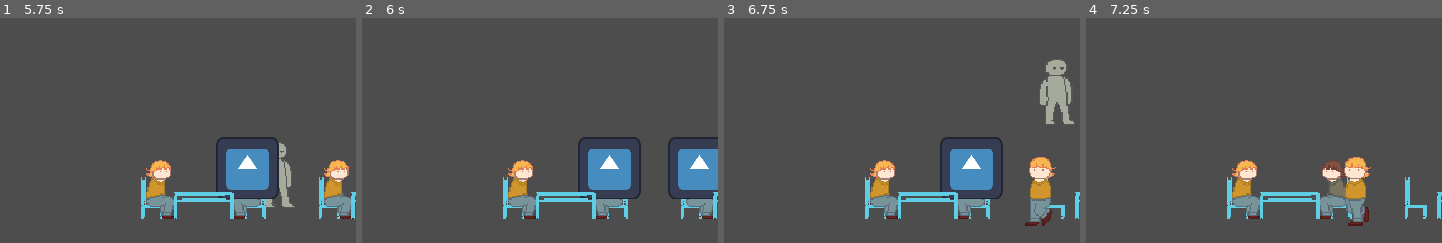
Above: before the commit, frames 1-4 (left to right).
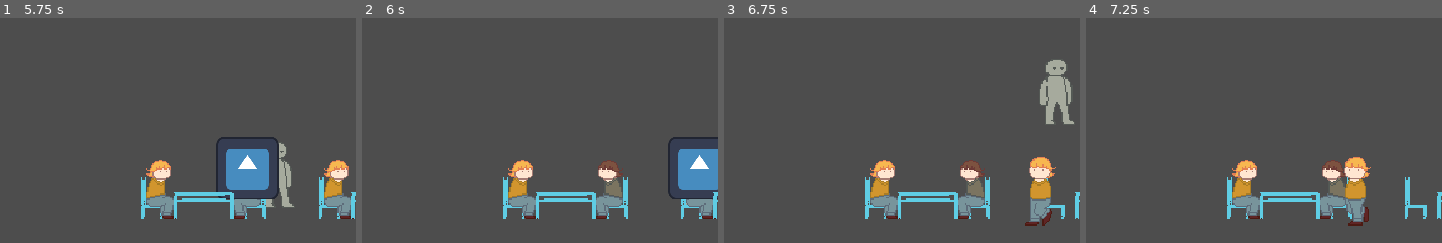
Above: after the commit, the same moments.

Repository: Eefschmeef2310/Summertime-Jam-2024
Game: Godot game, scene res://Levels/level.tscn
The game is run twice, just before and just after one commit, with the same random seed, the same clock (stepped at 60 frames per second) and the same inputs. The engine's default icon, where the game draws it, is replaced by a stand-in: a white triangle on a blue panel in a dark square.
Inputs:
- Up to frame 1 (5.75 s): hold D (Right) 0.53-1.28 s; tap Space (Interact) every 0.75 s from 0.6 to 5.1 s; hold S (Down) 1.28-2.03 s; hold D (Right) 2.03-2.78 s; hold W (Up) 2.78-3.53 s; hold A (Left) 3.53-5.03 s; tap Escape (ui_cancel) at 4.15 s; hold S (Down) from 5.03 s (still down)
- Up to frame 2 (6 s): tap Enter at 5.75 s; release S (Down) at 5.78 s; hold D (Right) from 5.78 s (still down); tap Space (Interact) at 5.85 s
- Up to frame 3 (6.75 s): tap Space (Interact) at 6.5, 6.6 s; release D (Right) at 6.53 s; hold W (Up) from 6.53 s (still down)
- Up to frame 4 (7.25 s): keep holding W (Up)
The pictures show only the part of the screen within x 1-51%, y 22-72%; the shares and areas given below are measured in that part.

Frame 1 is identical in both runs. In frame 2, 2.9% of the frame differs, in the area x 60-79%, y 52-81%; in frame 3, 2.9%; in frame 4, nothing differs.

Commit message:
All menus added

Diff:
--- a/Levels/menus/MainMenu.tscn
+++ b/Levels/menus/MainMenu.tscn
@@ -18,17 +18,19 @@
 anchors_preset = 15
 anchor_right = 1.0
 anchor_bottom = 1.0
+offset_left = 4.0
+offset_bottom = -1.0
 grow_horizontal = 2
 grow_vertical = 2
 
 [node name="Leftside" type="VBoxContainer" parent="HBoxContainer"]
 layout_mode = 2
 size_flags_horizontal = 3
-theme_override_constants/separation = 20
+theme_override_constants/separation = 10
 alignment = 1
 
 [node name="Title" type="TextureRect" parent="HBoxContainer/Leftside"]
-custom_minimum_size = Vector2(0, 195.69)
+custom_minimum_size = Vector2(0, 113.68)
 layout_mode = 2
 texture = ExtResource("2_jdbwi")
 expand_mode = 3
@@ -55,18 +57,11 @@
 text = "Quit"
 
 [node name="TextureRect" type="TextureRect" parent="HBoxContainer"]
+custom_minimum_size = Vector2(282.04, 0)
 layout_mode = 2
 texture = ExtResource("3_m5v2r")
-
-[node name="MarginContainer" type="MarginContainer" parent="."]
-visible = false
-layout_mode = 1
-anchors_preset = 15
-anchor_right = 1.0
-anchor_bottom = 1.0
-grow_horizontal = 2
-grow_vertical = 2
-theme_override_constants/margin_left = 20
+expand_mode = 4
+stretch_mode = 5
 
 [connection signal="pressed" from="HBoxContainer/Leftside/StartButton" to="." method="_on_start_button_pressed"]
 [connection signal="pressed" from="HBoxContainer/Leftside/TutorialButton" to="." method="_on_tutorial_button_pressed"]
--- /dev/null
+++ b/Levels/menus/added_menu.gd
@@ -0,0 +1,4 @@
+extends Control
+
+func _on_menu_button_pressed():
+	queue_free()
--- /dev/null
+++ b/Levels/menus/game_over_screen.gd
@@ -0,0 +1,10 @@
+extends Control
+
+func _ready():
+	get_tree().paused = true
+
+func _on_menu_button_pressed():
+	print("GO")
+	get_tree().paused = false
+	queue_free()
+	get_tree().change_scene_to_file("res://Levels/menus/MainMenu.tscn")
--- /dev/null
+++ b/Levels/menus/game_over_screen.tscn
@@ -0,0 +1,53 @@
+[gd_scene load_steps=4 format=3 uid="uid://dqk448jx6f5o7"]
+
+[ext_resource type="Script" path="res://Levels/menus/game_over_screen.gd" id="1_oa0xp"]
+[ext_resource type="Texture2D" uid="uid://dqlfvhva03y0t" path="res://icon.svg" id="2_tyrkk"]
+
+[sub_resource type="LabelSettings" id="LabelSettings_fkh31"]
+font_size = 80
+
+[node name="GameOverScreen" type="Control"]
+process_mode = 3
+layout_mode = 3
+anchors_preset = 15
+anchor_right = 1.0
+anchor_bottom = 1.0
+grow_horizontal = 2
+grow_vertical = 2
+script = ExtResource("1_oa0xp")
+
+[node name="TextureRect" type="TextureRect" parent="."]
+layout_mode = 1
+anchors_preset = 15
+anchor_right = 1.0
+anchor_bottom = 1.0
+grow_horizontal = 2
+grow_vertical = 2
+texture = ExtResource("2_tyrkk")
+
+[node name="MarginContainer" type="MarginContainer" parent="."]
+layout_mode = 1
+anchors_preset = 15
+anchor_right = 1.0
+anchor_bottom = 1.0
+grow_horizontal = 2
+grow_vertical = 2
+theme_override_constants/margin_left = 100
+theme_override_constants/margin_right = 100
+
+[node name="VBoxContainer" type="VBoxContainer" parent="MarginContainer"]
+layout_mode = 2
+theme_override_constants/separation = 20
+alignment = 1
+
+[node name="GAME OVER" type="Label" parent="MarginContainer/VBoxContainer"]
+layout_mode = 2
+text = "GAME OVER"
+label_settings = SubResource("LabelSettings_fkh31")
+horizontal_alignment = 1
+
+[node name="MenuButton" type="Button" parent="MarginContainer/VBoxContainer"]
+layout_mode = 2
+text = "Menu"
+
+[connection signal="pressed" from="MarginContainer/VBoxContainer/MenuButton" to="." method="_on_menu_button_pressed"]
--- /dev/null
+++ b/Levels/menus/options.tscn
@@ -0,0 +1,99 @@
+[gd_scene load_steps=6 format=3 uid="uid://dmy82ok8mbnuw"]
+
+[ext_resource type="Texture2D" uid="uid://dqlfvhva03y0t" path="res://icon.svg" id="1_835cw"]
+[ext_resource type="Script" path="res://Levels/menus/added_menu.gd" id="1_bviks"]
+[ext_resource type="Script" path="res://Levels/menus/volume_slider.gd" id="3_o3kyl"]
+
+[sub_resource type="LabelSettings" id="LabelSettings_fkh31"]
+font_size = 80
+
+[sub_resource type="LabelSettings" id="LabelSettings_dfais"]
+font_size = 20
+
+[node name="Options" type="Control"]
+process_mode = 3
+layout_mode = 3
+anchors_preset = 15
+anchor_right = 1.0
+anchor_bottom = 1.0
+grow_horizontal = 2
+grow_vertical = 2
+script = ExtResource("1_bviks")
+
+[node name="TextureRect" type="TextureRect" parent="."]
+layout_mode = 1
+anchors_preset = 15
+anchor_right = 1.0
+anchor_bottom = 1.0
+grow_horizontal = 2
+grow_vertical = 2
+texture = ExtResource("1_835cw")
+
+[node name="MarginContainer" type="MarginContainer" parent="."]
+layout_mode = 1
+anchors_preset = 15
+anchor_right = 1.0
+anchor_bottom = 1.0
+grow_horizontal = 2
+grow_vertical = 2
+theme_override_constants/margin_left = 100
+theme_override_constants/margin_right = 100
+
+[node name="VBoxContainer" type="VBoxContainer" parent="MarginContainer"]
+layout_mode = 2
+theme_override_constants/separation = 20
+alignment = 1
+
+[node name="OPTIONS" type="Label" parent="MarginContainer/VBoxContainer"]
+layout_mode = 2
+text = "OPTIONS"
+label_settings = SubResource("LabelSettings_fkh31")
+horizontal_alignment = 1
+
+[node name="VBoxContainer" type="VBoxContainer" parent="MarginContainer/VBoxContainer"]
+layout_mode = 2
+
+[node name="Master" type="Label" parent="MarginContainer/VBoxContainer/VBoxContainer"]
+layout_mode = 2
+text = "Master"
+label_settings = SubResource("LabelSettings_dfais")
+horizontal_alignment = 1
+
+[node name="MasterSlider" type="HSlider" parent="MarginContainer/VBoxContainer/VBoxContainer"]
+layout_mode = 2
+max_value = 1.0
+step = 0.001
+script = ExtResource("3_o3kyl")
+bus_name = "Master"
+
+[node name="Music" type="Label" parent="MarginContainer/VBoxContainer/VBoxContainer"]
+layout_mode = 2
+text = "Music"
+label_settings = SubResource("LabelSettings_dfais")
+horizontal_alignment = 1
+
+[node name="MusicSlider" type="HSlider" parent="MarginContainer/VBoxContainer/VBoxContainer"]
+layout_mode = 2
+max_value = 1.0
+step = 0.001
+script = ExtResource("3_o3kyl")
+bus_name = "Music"
+
+[node name="SFX" type="Label" parent="MarginContainer/VBoxContainer/VBoxContainer"]
+layout_mode = 2
+text = "SFX"
+label_settings = SubResource("LabelSettings_dfais")
+horizontal_alignment = 1
+
+[node name="SfxSlider" type="HSlider" parent="MarginContainer/VBoxContainer/VBoxContainer"]
+layout_mode = 2
+max_value = 1.0
+step = 0.001
+script = ExtResource("3_o3kyl")
+bus_name = "SFX"
+
+[node name="MenuButton" type="Button" parent="MarginContainer/VBoxContainer"]
+layout_mode = 2
+text = "Back"
+
+[connection signal="pressed" from="MarginContainer/VBoxContainer/MenuButton" to="." method="_on_menu_button_pressed"]
--- /dev/null
+++ b/Levels/menus/pause.tscn
@@ -0,0 +1,63 @@
+[gd_scene load_steps=4 format=3 uid="uid://b11245ku0hnpb"]
+
+[ext_resource type="Script" path="res://Levels/menus/pause_screen.gd" id="1_usky6"]
+[ext_resource type="Texture2D" uid="uid://dqlfvhva03y0t" path="res://icon.svg" id="2_uoqtn"]
+
+[sub_resource type="LabelSettings" id="LabelSettings_fkh31"]
+font_size = 80
+
+[node name="Paused" type="Control"]
+process_mode = 3
+layout_mode = 3
+anchors_preset = 15
+anchor_right = 1.0
+anchor_bottom = 1.0
+grow_horizontal = 2
+grow_vertical = 2
+script = ExtResource("1_usky6")
+
+[node name="TextureRect" type="TextureRect" parent="."]
+layout_mode = 1
+anchors_preset = 15
+anchor_right = 1.0
+anchor_bottom = 1.0
+grow_horizontal = 2
+grow_vertical = 2
+texture = ExtResource("2_uoqtn")
+
+[node name="MarginContainer" type="MarginContainer" parent="."]
+layout_mode = 1
+anchors_preset = 15
+anchor_right = 1.0
+anchor_bottom = 1.0
+grow_horizontal = 2
+grow_vertical = 2
+theme_override_constants/margin_left = 100
+theme_override_constants/margin_right = 100
+
+[node name="VBoxContainer" type="VBoxContainer" parent="MarginContainer"]
+layout_mode = 2
+theme_override_constants/separation = 20
+alignment = 1
+
+[node name="PAUSED" type="Label" parent="MarginContainer/VBoxContainer"]
+layout_mode = 2
+text = "PAUSED"
+label_settings = SubResource("LabelSettings_fkh31")
+horizontal_alignment = 1
+
+[node name="Continue" type="Button" parent="MarginContainer/VBoxContainer"]
+layout_mode = 2
+text = "Continue"
+
+[node name="Options" type="Button" parent="MarginContainer/VBoxContainer"]
+layout_mode = 2
+text = "Options"
+
+[node name="MenuButton" type="Button" parent="MarginContainer/VBoxContainer"]
+layout_mode = 2
+text = "Menu"
+
+[connection signal="pressed" from="MarginContainer/VBoxContainer/Continue" to="." method="_on_continue_pressed"]
+[connection signal="pressed" from="MarginContainer/VBoxContainer/Options" to="." method="_on_options_pressed"]
+[connection signal="pressed" from="MarginContainer/VBoxContainer/MenuButton" to="." method="_on_menu_button_pressed"]
--- /dev/null
+++ b/Levels/menus/pause_screen.gd
@@ -0,0 +1,28 @@
+extends Control
+
+var options_instantiated
+
+var options : PackedScene = preload("res://Levels/menus/options.tscn")
+
+func _ready():
+	get_tree().paused = true
+
+func _process(_delta):
+	if Input.is_action_just_pressed("ui_cancel"):
+		_on_continue_pressed()
+
+func _on_continue_pressed():
+	if options_instantiated:
+		options_instantiated.queue_free()
+
+	get_tree().paused = false
+	queue_free()
+
+func _on_menu_button_pressed():
+	get_tree().paused = false
+	queue_free()
+	get_tree().change_scene_to_file("res://Levels/MainMenu.tscn")
+
+func _on_options_pressed():
+	options_instantiated = options.instantiate()
+	get_tree().root.add_child(options_instantiated)
--- /dev/null
+++ b/Levels/menus/volume_slider.gd
@@ -0,0 +1,14 @@
+extends HSlider
+
+@export var bus_name : String
+
+var bus_index : int
+
+func _ready():
+	bus_index = AudioServer.get_bus_index(bus_name)
+	value_changed.connect(_on_value_changed)
+
+	value = db_to_linear(AudioServer.get_bus_volume_db(bus_index))
+
+func _on_value_changed(_value):
+	AudioServer.set_bus_volume_db(bus_index, linear_to_db(value))
--- a/Player/Player.gd
+++ b/Player/Player.gd
@@ -14,7 +14,7 @@
 	velocity = direction * move_speed * delta
 	move_and_slide()
 
-	get_min_distance()
+	get_closest_interactable()
 
 	if is_instance_valid(closest_interactive):
 		if global_position.distance_to(closest_interactive.global_position) < min_interaction_distance and closest_interactive.visible:
@@ -27,12 +27,15 @@
 	else:
 		closest_interactive = null
 
-func get_min_distance():
+func get_closest_interactable():
+	#Also turns off prompts lol - E
 	var interactives = get_tree().get_nodes_in_group("Interactive")
 	if interactives:
 		var minimum = interactives[0].global_position.distance_to(global_position)
 		var min_index = 0;
+		interactives[0].toggle_prompt(false)
 		for i in range(1, interactives.size()):
+			interactives[i].toggle_prompt(false)
 			if interactives[i].global_position.distance_to(global_position) < minimum:
 				minimum = interactives[i].global_position.distance_to(global_position)
 				min_index = i
--- /dev/null
+++ b/default_bus_layout.tres
@@ -0,0 +1,15 @@
+[gd_resource type="AudioBusLayout" format=3 uid="uid://d0mtp3wirjtlb"]
+
+[resource]
+bus/1/name = &"Music"
+bus/1/solo = false
+bus/1/mute = false
+bus/1/bypass_fx = false
+bus/1/volume_db = 0.0
+bus/1/send = &"Master"
+bus/2/name = &"SFX"
+bus/2/solo = false
+bus/2/mute = false
+bus/2/bypass_fx = false
+bus/2/volume_db = 0.0
+bus/2/send = &"Master"
Not shown: 1 places in Levels/Tests/InteractionTest.tscn that only renumber resources
